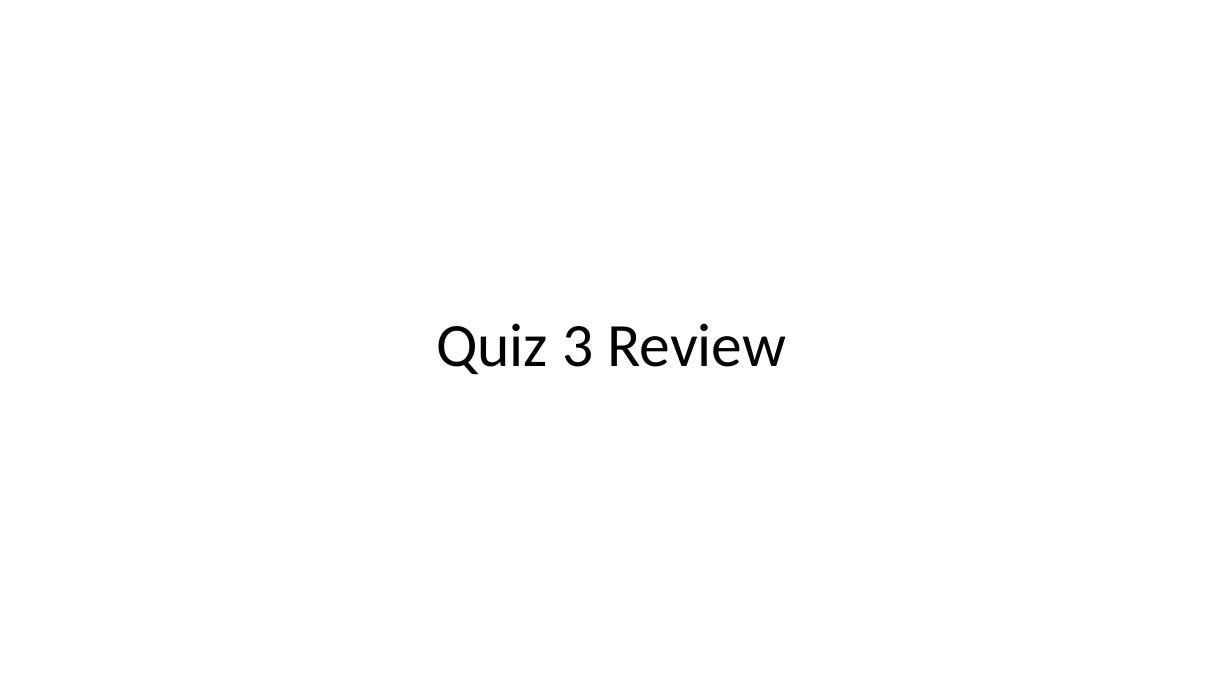
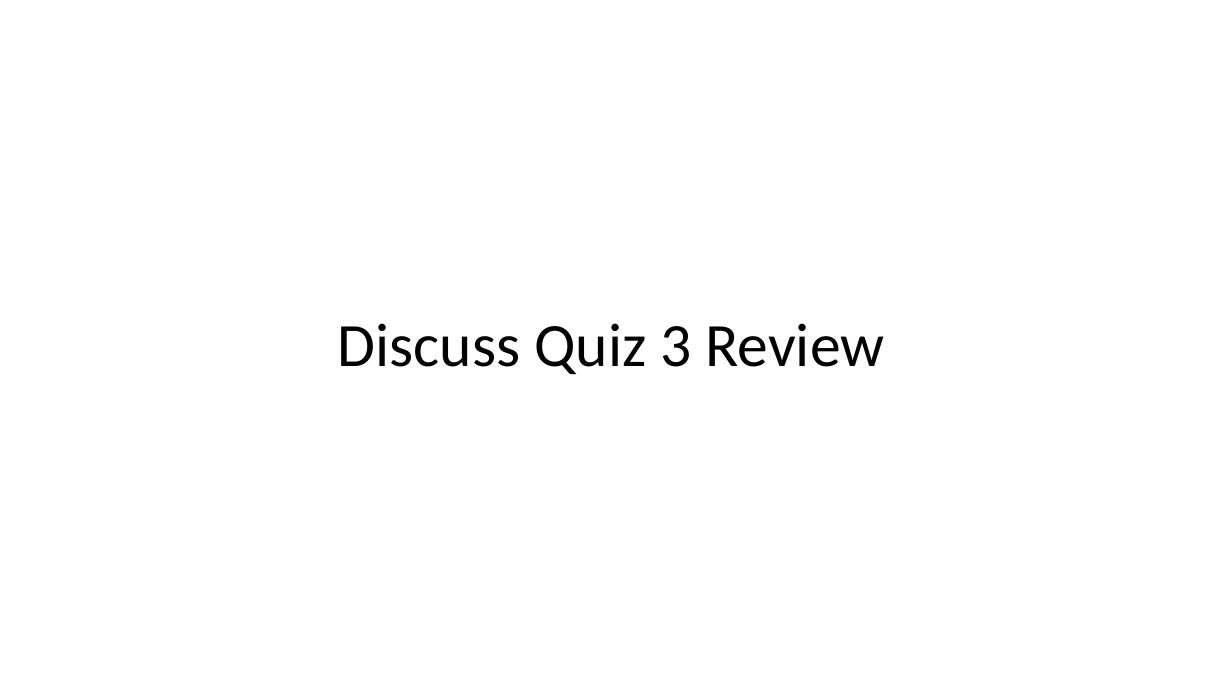
Before and after one commit to jamesbaptiste1/cpsc-24500-2019-01-spring-lt1, a slide deck: slide 4 of lecture-presentations/sprint-4.pptx. Drawn at 1232x693 pixels with LibreOffice and Linux fonts; fonts in the diff are those of the drawing. Boxes give left, top, right and bottom in pixels: in the first picture for what was removed or moved away, otherwise in the second. Text is boxed around its words. In the diff, an @@ line names an element or a change of style, - is before the commit and + after.

Commit message:
Update file.

```diff
--- a/lecture-presentations/sprint-4.pptx
+++ b/lecture-presentations/sprint-4.pptx
@@ title at box(338, 323, 884, 374): text changed @@
-Quiz 3 Review
+Discuss Quiz 3 Review
```
Also in this commit, not shown: 2 other slides changed.
